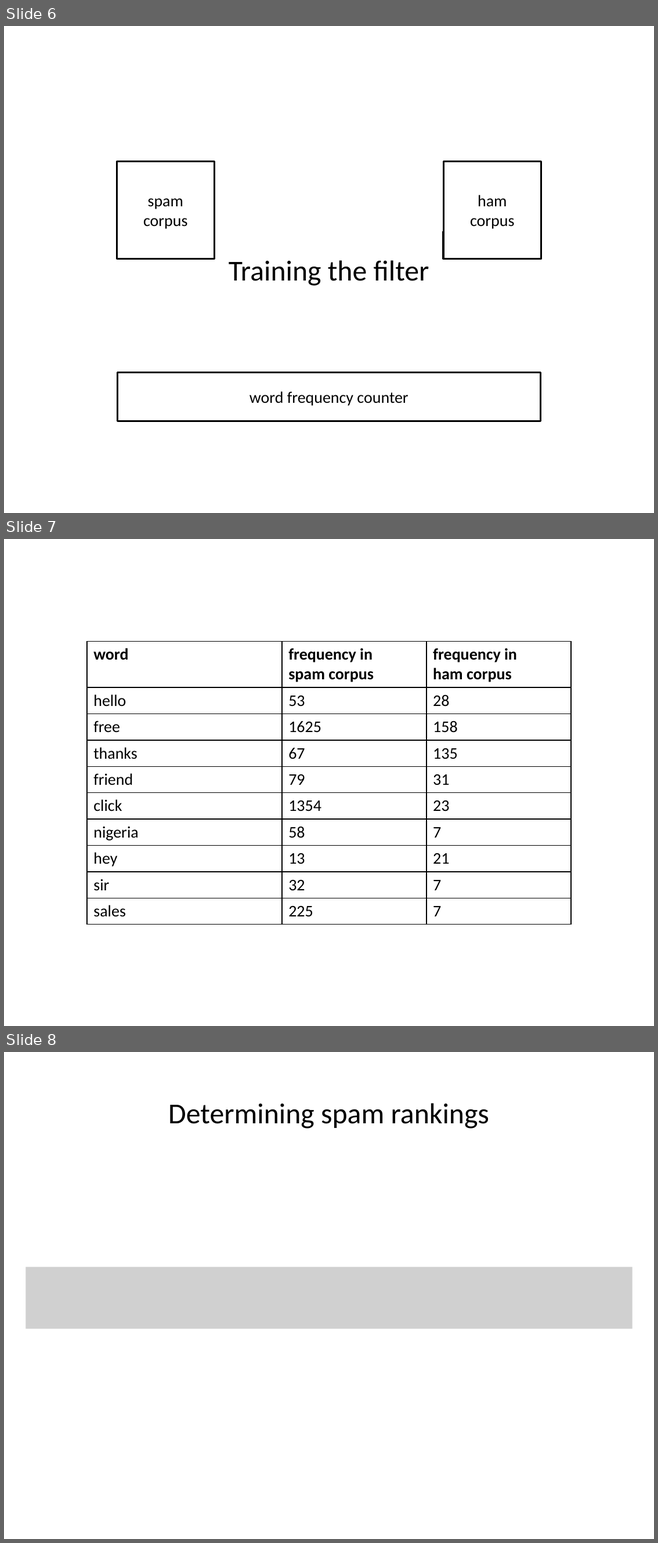
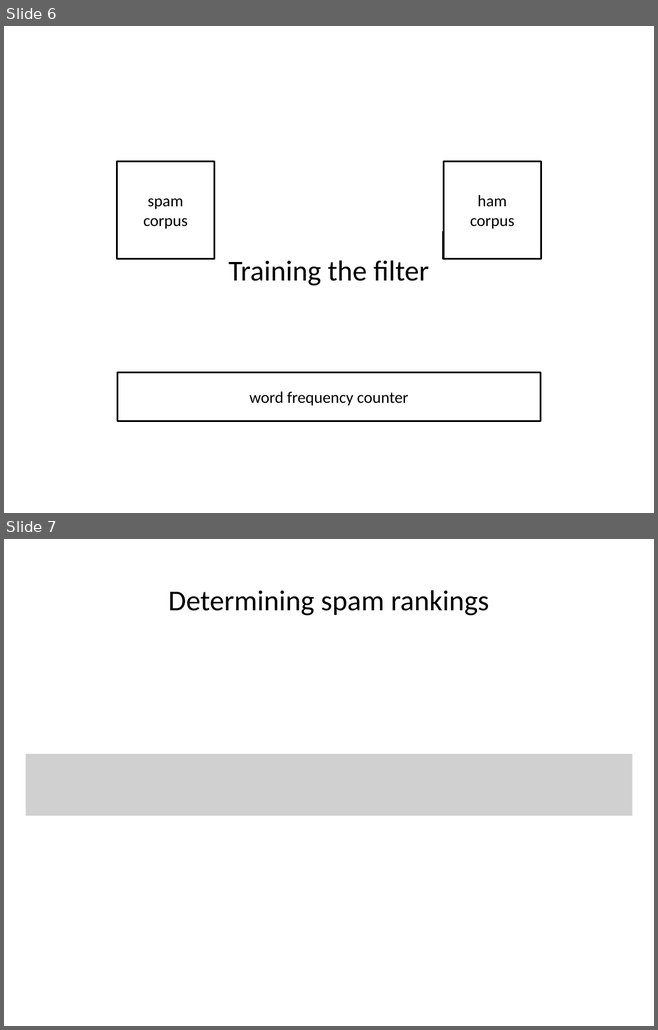
Before and after one commit to noahportnoy/PySpamFilter, a slide deck: documents/Spam Filtering.pptx. Shown one above the other, each under a label of ours: slides 6, 7 and 8 before the commit, slides 6 and 7 after it. The pictures are 658x1543 and 658x1030 pixels, drawn with LibreOffice and Linux fonts; fonts in the diff are those of the drawing; grey boxes stand for pictures. Boxes give left, top, right and bottom in pixels: in the first picture for what was removed or moved away, otherwise in the second. Text is boxed around its words. In the diff, an @@ line names an element or a change of style, - is before the commit and + after.

```diff
--- a/documents/Spam Filtering.pptx
+++ b/documents/Spam Filtering.pptx
@@ slide 7 removed at <box>4,539,654,1026</box>, background #FFFFFF @@
@@ table removed at <box>87,641,571,924</box>, 10 rows, 3 columns @@
-word | frequency in / spam corpus | frequency in / ham corpus
-hello | 53 | 28
-free | 1625 | 158
-thanks | 67 | 135
-friend | 79 | 31
-click | 1354 | 23
-nigeria | 58 | 7
-hey | 13 | 21
-sir | 32 | 7
-sales | 225 | 7
@@ what was slide 8 is now slide 7 @@
```
Also in this commit, not shown: 2 slides changed, 1 slide added, 1 other slide removed.
